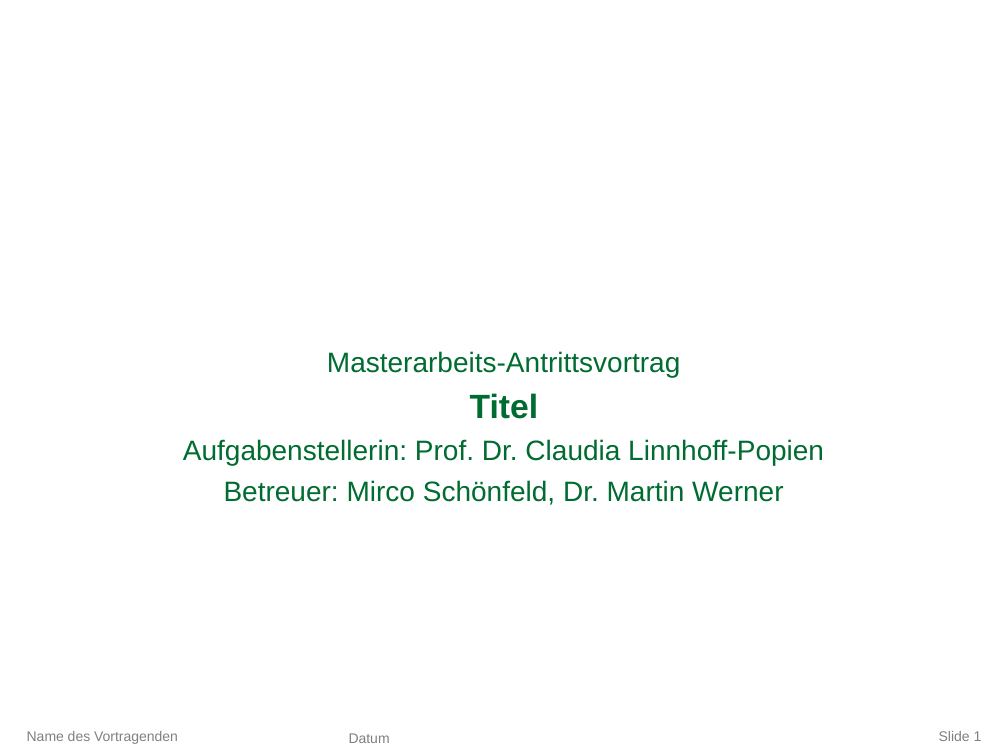
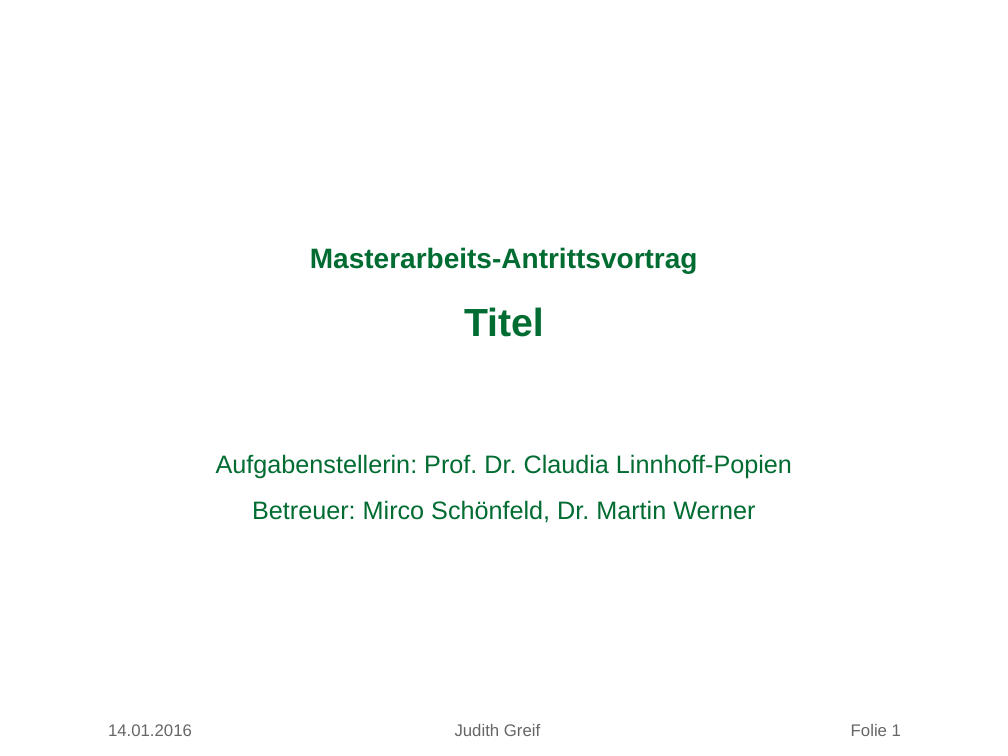
Before and after one commit to missgreenwood/masterarbeit, a slide deck: slide 1 of mdsg_latex_10062012/slides/antrittsvortrag_greif.ppt. Drawn at 1008x756 pixels with LibreOffice and Linux fonts; fonts in the diff are those of the drawing; background and template pictures are left out. Boxes give left, top, right and bottom in pixels: in the first picture for what was removed or moved away, otherwise in the second. Text is boxed around its words. In the diff, an @@ line names an element or a change of style, - is before the commit and + after.

Commit message:
Update presentation

```diff
--- a/mdsg_latex_10062012/slides/antrittsvortrag_greif.ppt
+++ b/mdsg_latex_10062012/slides/antrittsvortrag_greif.ppt
@@ text added at (310, 247, 698, 337), 20 pt, text #006C31, bold @@
+Masterarbeits-Antrittsvortrag
+Titel
@@ text "Aufgabenstellerin: Prof. Dr. Claudia Linnhoff-Popien ..." at (216, 454, 792, 523): vertical alignment middle to top @@
@@ text at (216, 454, 792, 523): text changed; size 20 to 18 pt @@
-Masterarbeits-Antrittsvortrag
-Titel
-Aufgabenstellerin: Prof. Dr. Claudia Linnhoff-Popien
-Betreuer: Mirco Schönfeld, Dr. Martin Werner
+Aufgabenstellerin: Prof. Dr. Claudia Linnhoff-Popien
+Betreuer: Mirco Schönfeld, Dr. Martin Werner
@@ text removed at (27, 731, 178, 744) @@
-Name des Vortragenden
@@ text added at (108, 724, 901, 736), 12 pt, text #666666 @@
+14.01.2016 Judith Greif Folie 1
@@ text removed at (349, 733, 390, 743) @@
-Datum
@@ page number removed at (939, 731, 982, 741) @@
-Slide 1
```
Also in this commit, not shown: 2 slides added, 2 other files.
